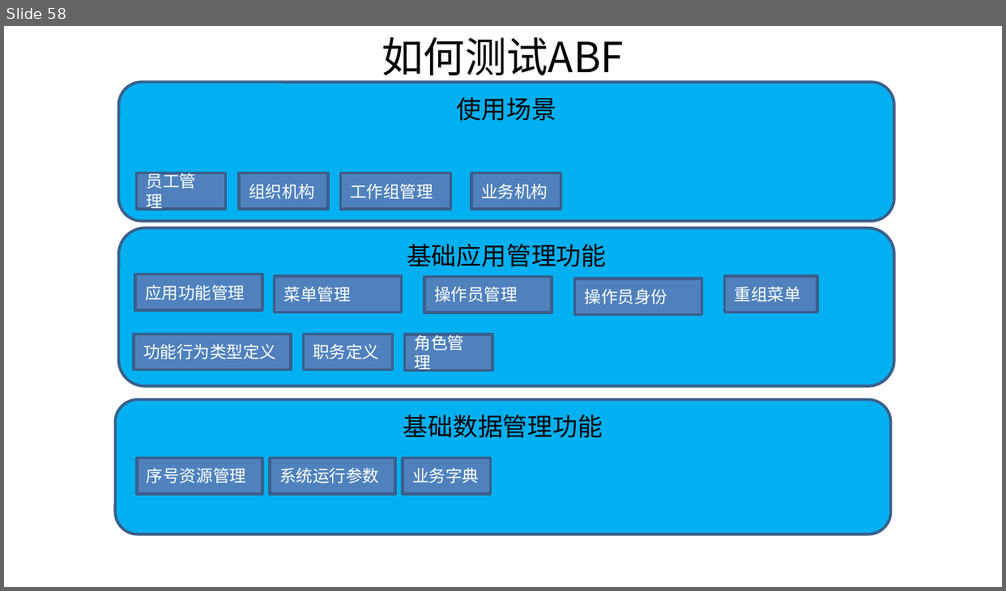
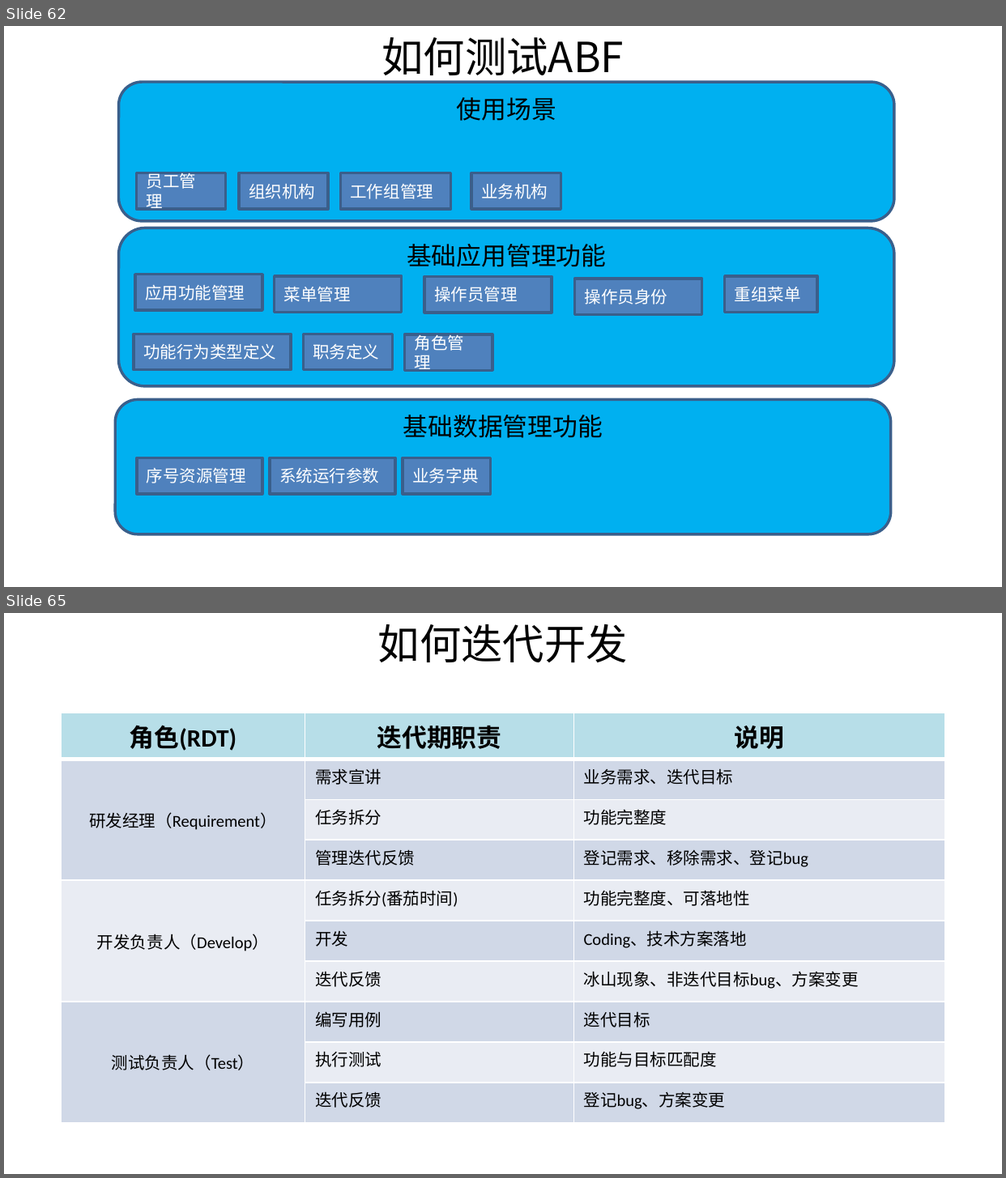
Before and after one commit to shiyunlai/tistools, a slide deck: readme/TIStools.pptx. Shown one above the other, each under a label of ours: slide 58 before the commit, slides 62 and 65 after it; the slides between them are not shown. The pictures are 1006x591 and 1006x1178 pixels, drawn with LibreOffice and Linux fonts; fonts in the diff are those of the drawing. Boxes give left, top, right and bottom in pixels: in the first picture for what was removed or moved away, otherwise in the second. Text is boxed around its words. In the diff, an @@ line names an element or a change of style, - is before the commit and + after.

```diff
--- a/readme/TIStools.pptx
+++ b/readme/TIStools.pptx
@@ slide 65 added at [4,613,1002,1174], background #FFFFFF @@
@@ text added at [378,624,628,662], 30 pt, text #000000 @@
+如何迭代开发
@@ table added at [61,713,945,1118], 10 rows, 3 columns @@
+角色(RDT) | 迭代期职责 | 说明
+研发经理（Requirement） | 需求宣讲 | 业务需求、迭代目标
+ | 任务拆分 | 功能完整度
+ | 管理迭代反馈 | 登记需求、移除需求、登记bug
+开发负责人（Develop） | 任务拆分(番茄时间) | 功能完整度、可落地性
+ | 开发 | Coding、技术方案落地
+ | 迭代反馈 | 冰山现象、非迭代目标bug、方案变更
+测试负责人（Test） | 编写用例 | 迭代目标
+ | 执行测试 | 功能与目标匹配度
+ | 迭代反馈 | 登记bug、方案变更
@@ what was slide 58 is now slide 62 @@
```
Also in this commit, not shown: 3 slides changed, 6 other slides added, 1 other file.
